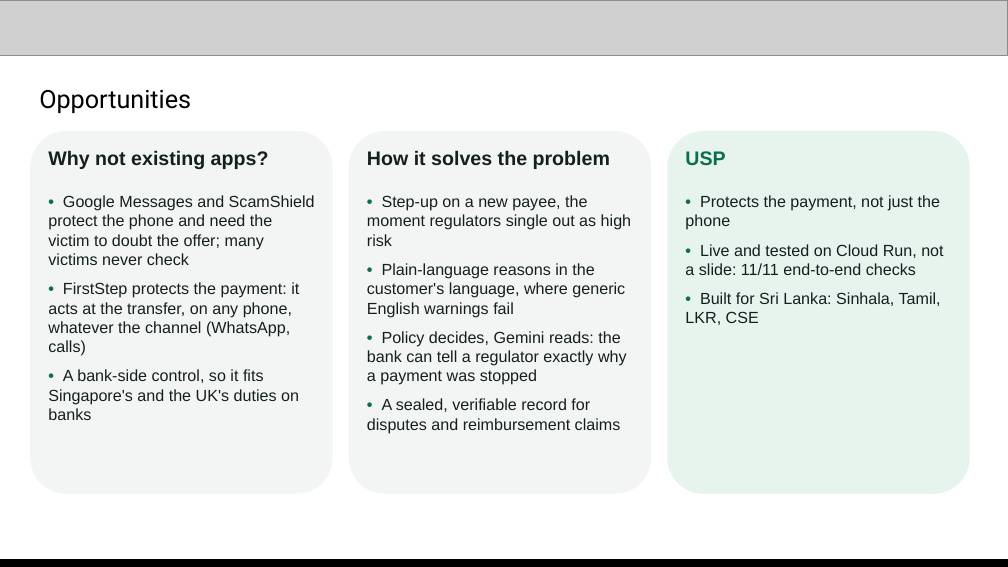
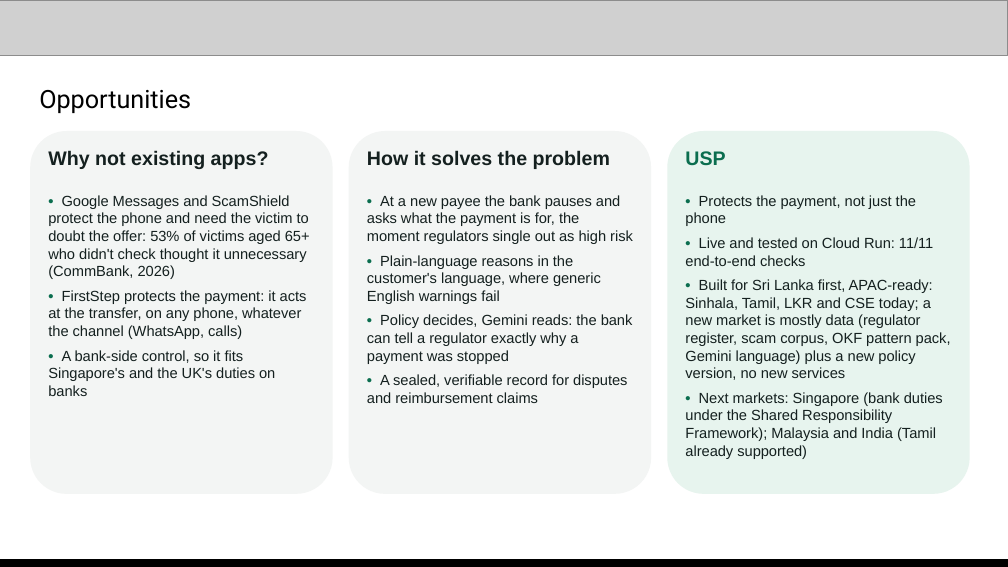
Before and after one commit to Adagard-Trios/AI-Buildathon-2026, a slide deck: slide 3 of docs/deck/FirstStep_AI_Builder_Cup_2026.pptx. Drawn at 1008x567 pixels with LibreOffice and Linux fonts; fonts in the diff are those of the drawing; grey boxes stand for pictures. Boxes give left, top, right and bottom in pixels: in the first picture for what was removed or moved away, otherwise in the second. Text is boxed around its words. In the diff, an @@ line names an element or a change of style, - is before the commit and + after.

Commit message:
Deck and script: step-up is a pause, a question and a scam check
- Payment checkpoint described as it now works: the bank asks what the
  payment is for, runs Scam Shield on the answer, shows STOP before any code.
  Removes the contradiction with 'the victim passes the OTP herself'.
- Benchmark headline carries its caveat (synthetic set of 40, 45% -> 100%).
- CommBank 2026 figure for 'victims don't check'; gateway marked heuristic.
- USP: Sri Lanka first, APAC-ready (mostly data plus a policy version, no new
  services); next markets Singapore, Malaysia and India.
- Snapshots lead with the step-up STOP screen; cash planner screenshot dropped.
- Demo script's checkpoint scene rewritten for the integrated flow.

```diff
--- a/docs/deck/FirstStep_AI_Builder_Cup_2026.pptx
+++ b/docs/deck/FirstStep_AI_Builder_Cup_2026.pptx
@@ text at <box>48,195,310,279</box>: text changed; size 11.5 to 10.5 pt @@
-• Google Messages and ScamShield protect the phone and need the victim to doubt the offer; many victims never check
+• Google Messages and ScamShield protect the phone and need the victim to doubt the offer: 53% of victims aged 65+ who didn't check thought it unnecessary (CommBank, 2026)
@@ text at <box>367,195,633,244</box>: text changed; size 11.5 to 10.5 pt @@
-• Step-up on a new payee, the moment regulators single out as high risk
+• At a new payee the bank pauses and asks what the payment is for, the moment regulators single out as high risk
@@ text at <box>685,195,916,226</box>: size 11.5 to 10.5 pt in "• Protects the payment, not just the ..."; less space between paragraphs @@
@@ text at <box>685,237,951,459</box>: text changed; size 11.5 to 10.5 pt @@
-• Live and tested on Cloud Run, not a slide: 11/11 end-to-end checks
-• Built for Sri Lanka: Sinhala, Tamil, LKR, CSE
+• Live and tested on Cloud Run: 11/11 end-to-end checks
+• Built for Sri Lanka first, APAC-ready: Sinhala, Tamil, LKR and CSE today; a new market is mostly data (regulator register, scam corpus, OKF pattern pack, Gemini language) plus a new policy version, no new services
+• Next markets: Singapore (bank duties under the Shared Responsibility Framework); Malaysia and India (Tamil already supported)
@@ text at <box>367,255,633,403</box>: size 11.5 to 10.5 pt in "• Plain-language reasons in the customer's language, ...", "• Policy decides, Gemini reads: the bank ...", "• A sealed, verifiable record for disputes ..."; less space between paragraphs @@
@@ text at <box>48,290,307,396</box>: size 11.5 to 10.5 pt in "• FirstStep protects the payment: it acts ...", "• A bank-side control, so it fits ..."; less space between paragraphs @@
```
Also in this commit, not shown: 6 other slides changed, 4 other files.
